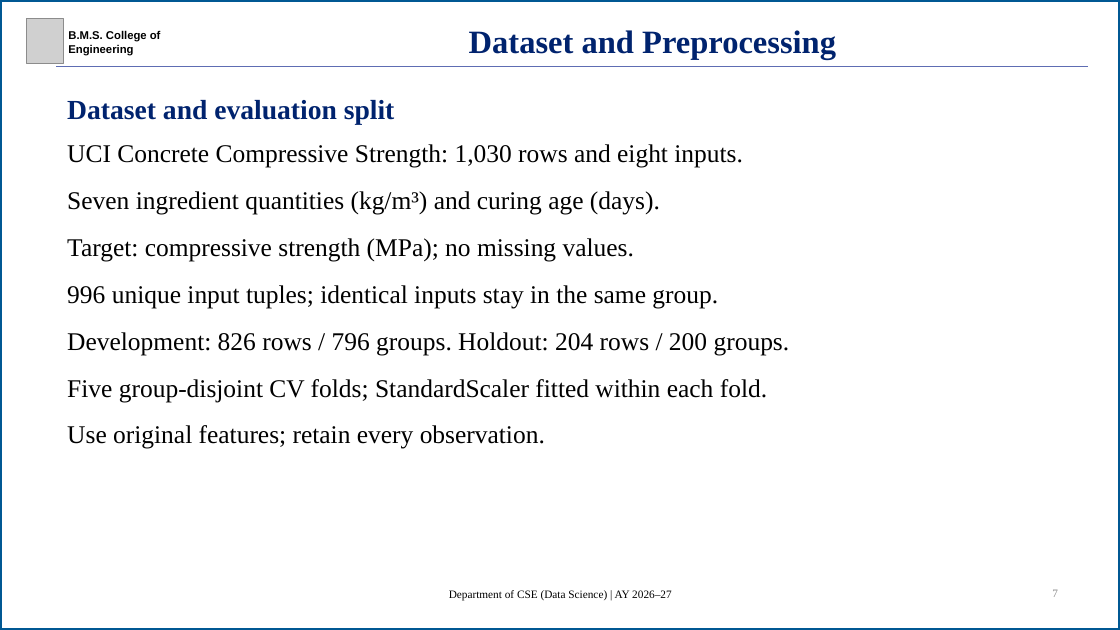
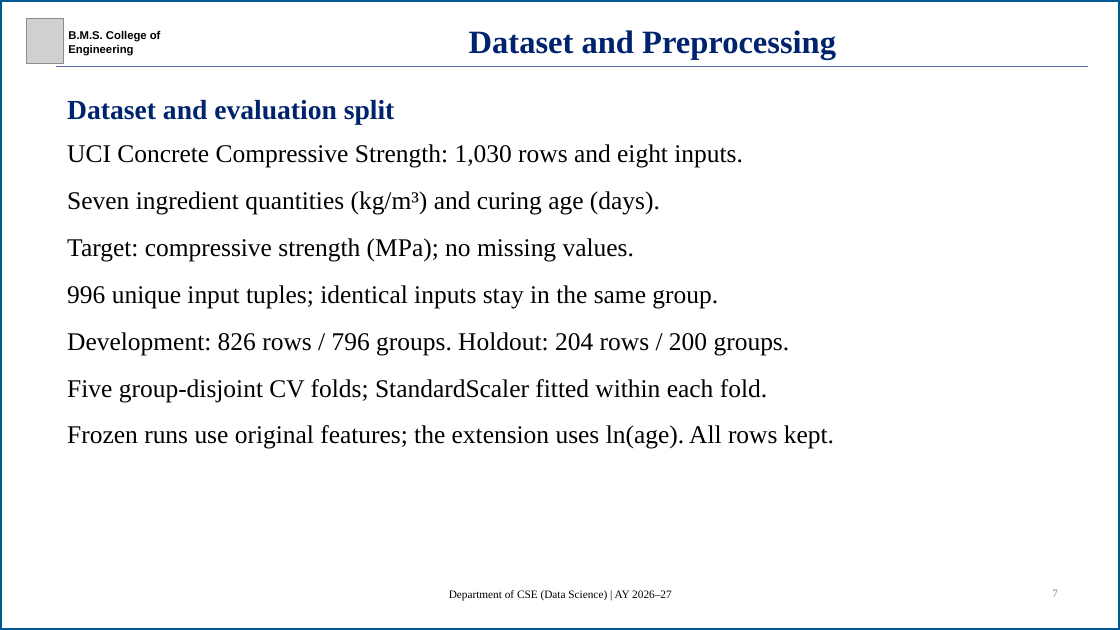
Before and after one commit to R-V-Abhishek/concrete-strength-de-svr, a slide deck: slide 7 of presentation/concrete-strength-de-svr-presentation.pptx. Drawn at 1120x630 pixels with LibreOffice and Linux fonts; fonts in the diff are those of the drawing; grey boxes stand for pictures. Boxes give left, top, right and bottom in pixels: in the first picture for what was removed or moved away, otherwise in the second. Text is boxed around its words. In the diff, an @@ line names an element or a change of style, - is before the commit and + after.

Commit message:
feat: log-age extension results, report section, extra charts and slides

```diff
--- a/presentation/concrete-strength-de-svr-presentation.pptx
+++ b/presentation/concrete-strength-de-svr-presentation.pptx
@@ text at bbox=[67, 425, 834, 449]: text changed @@
-Use original features; retain every observation.
+Frozen runs use original features; the extension uses ln(age). All rows kept.
```
Also in this commit, not shown: 11 other slides changed, 6 slides added, 28 other files.
